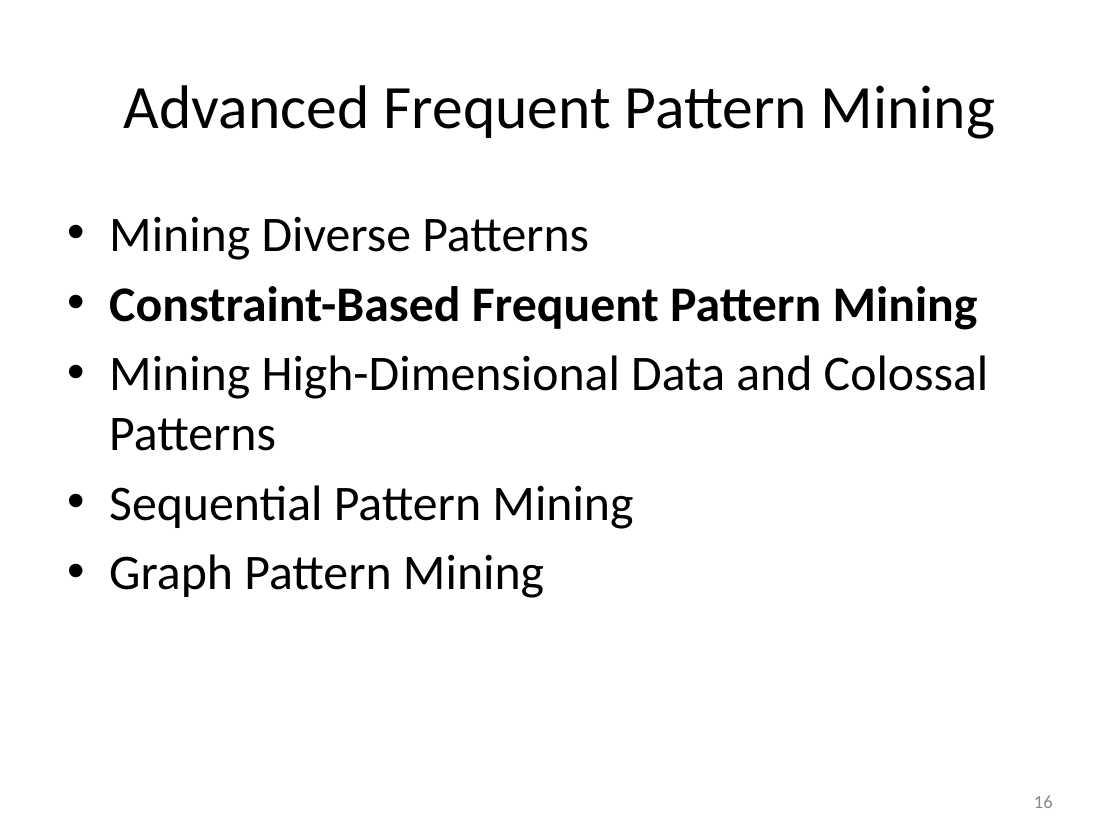
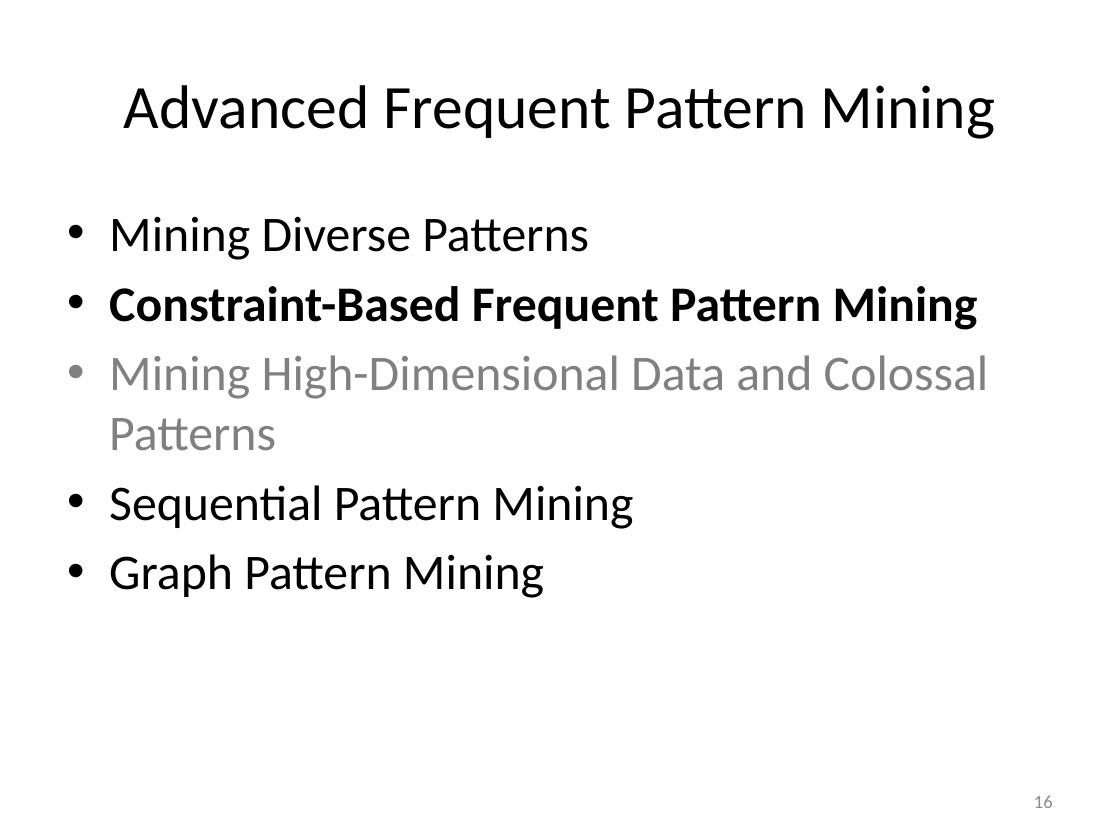
Before and after one commit to mjiang89/mjiang89.github.io, a slide deck: slide 16 of teaching/CS412Summer17-Chapter7.pptx. Drawn at 1120x840 pixels with LibreOffice and Linux fonts; fonts in the diff are those of the drawing. Boxes give left, top, right and bottom in pixels: in the first picture for what was removed or moved away, otherwise in the second. Text is boxed around its words. In the diff, an @@ line names an element or a change of style, - is before the commit and + after.

```diff
--- a/teaching/CS412Summer17-Chapter7.pptx
+++ b/teaching/CS412Summer17-Chapter7.pptx
@@ text at <box>109,355,989,451</box>: text colour #000000 to #808080 in "Mining High-Dimensional Data and Colossal Patterns" @@
```
Also in this commit, not shown: 5 other slides changed, 2 slides added, 1 other file.
